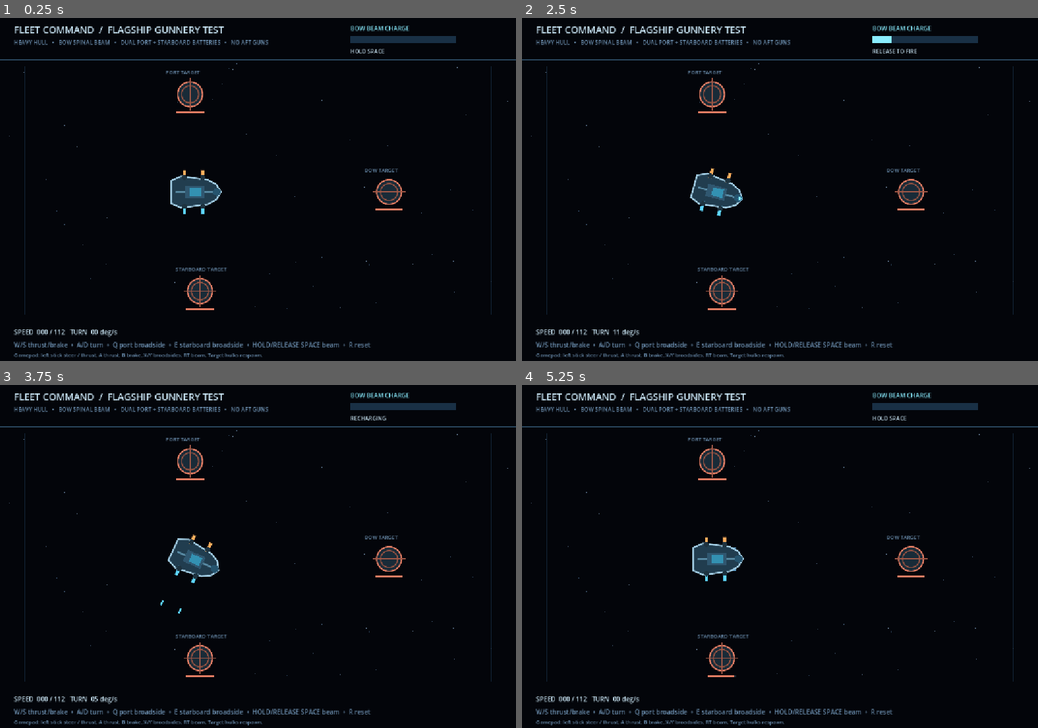
Above: before the commit, frames 1-4 (two rows, left to right).
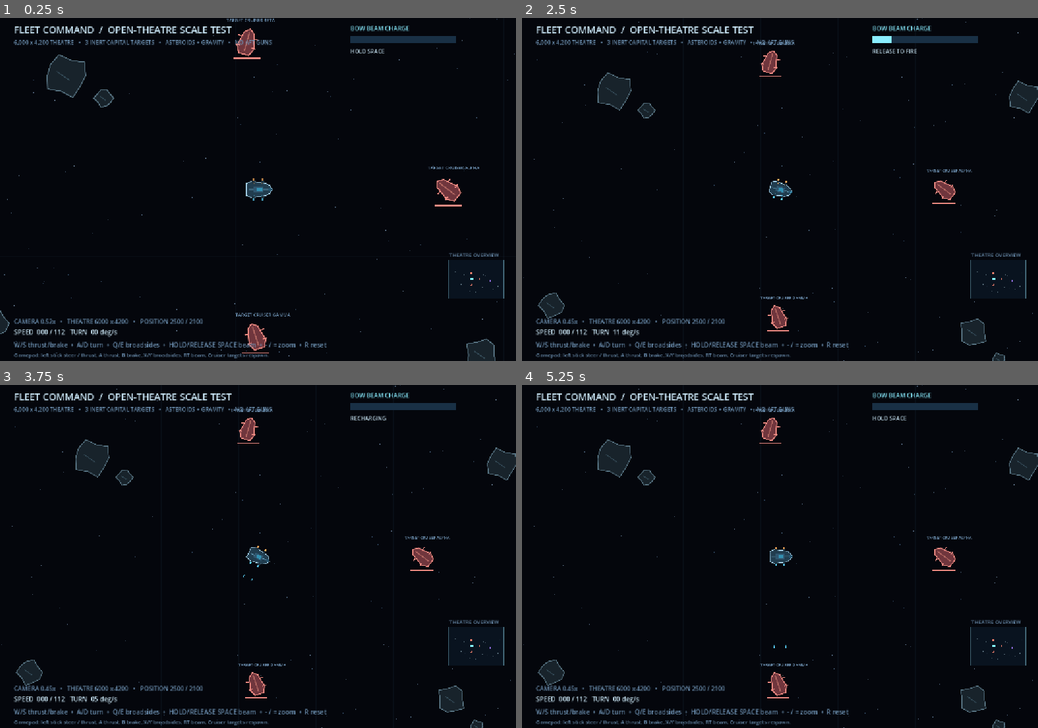
Above: after the commit, the same moments.

Repository: Jonty303/Project-OmegaWar
Game: Godot game, scene res://scenes/fleet_test.tscn
Same seed, same stepped clock (60 frames per second), same inputs: the game is played once before the commit and once after it.
Inputs (mouse positions are in pixels of both pictures, inside the frame that each line leads up to):
- Up to frame 1 (0.25 s): no input
- Up to frame 2 (2.5 s): tap Enter (ui_accept) at 0.5, 0.77, 2 s; move the mouse to (893, 172) at 0.52 s; hold D (fc_turn_right) 0.53-1.25 s; tap = (fc_zoom_in, bound only after the commit) at 0.6 s; click (893, 172) at 0.67 s; tap - (fc_zoom_out, bound only after the commit) at 0.8, 2.3 s; drag from (676, 206) to (754, 258) at 1.27 s; move the mouse to (831, 114) at 2.02 s; hold D (fc_turn_right) from 2.03 s (still down); hold Space (fc_beam) from 2.03 s (still down)
- Up to frame 3 (3.75 s): release D (fc_turn_right) at 2.75 s; release Space (fc_beam) at 2.75 s; drag from (232, 625) to (103, 505) at 2.77 s; move the mouse to (412, 607) at 3.52 s; hold A (fc_turn_left) from 3.53 s (still down); hold E (fc_starboard) from 3.53 s (still down)
- Up to frame 4 (5.25 s): tap Enter (ui_accept) at 3.77 s; tap - (fc_zoom_out, bound only after the commit) at 3.8, 5.1 s; tap R (fc_reset) at 4.15 s; release A (fc_turn_left) at 4.25 s; release E (fc_starboard) at 4.25 s; drag from (625, 505) to (702, 470) at 4.27 s; move the mouse to (805, 556) at 5.02 s; hold S (fc_brake) from 5.03 s (still down); click (805, 556) at 5.17 s

The runs differ from the first frame. In frame 1, 6.7% of the frame differs, in the area x 0-100%, y 0-100%; in frame 2, 6.9%; in frame 3, 6.9%; in frame 4, 6.9%.

Commit message:
feat: expand Fleet Command to vast scrollable theatre with small warships and landmark hazards

Diff:
--- a/scripts/fleet_test.gd
+++ b/scripts/fleet_test.gd
@@ -3,7 +3,12 @@
 ## The classic Omega War scripts and scene remain unchanged on this branch.
 
 const SoundBus = preload("res://scripts/sound_bus.gd")
-const FIELD := Rect2(58.0, 112.0, 1084.0, 580.0)
+# Broad, scrolling theatre: 5x the original width, >7x its height.
+const FIELD := Rect2(0.0, 0.0, 6000.0, 4200.0)
+const VIEW_SIZE := Vector2(1200.0, 800.0)
+const INITIAL_ZOOM := 0.52
+const GRAVITY_CENTER := Vector2(4490.0, 2310.0)
+const GRAVITY_RADIUS := 520.0
 const THRUST := 54.0
 const MAX_SPEED := 112.0
 const BRAKE := 110.0
@@ -20,7 +25,10 @@
 const STARBOARD_COLOR := Color(0.37, 0.84, 1.0)
 const BEAM_COLOR := Color(0.54, 0.93, 1.0)
 
-var ship_pos := Vector2(450, 406)
+var ship_pos := Vector2(2500.0, 2100.0)
+var camera_pos := Vector2(2500.0, 2100.0)
+var camera_offset := Vector2.ZERO
+var view_zoom := INITIAL_ZOOM
 var ship_angle := PI / 2.0
 var velocity := Vector2.ZERO
 var angular_velocity := 0.0
@@ -44,6 +52,7 @@
 var impacts: Array[Dictionary] = []
 var targets: Array[Dictionary] = []
 var stars: PackedVector2Array = PackedVector2Array()
+var asteroids: Array[Dictionary] = []
 var sound_bus := SoundBus.new()
 
 func _ready() -> void:
@@ -51,8 +60,9 @@
     add_child(sound_bus)
     var rng := RandomNumberGenerator.new()
     rng.seed = 48672
-    for i in range(105):
-        stars.append(Vector2(rng.randf_range(12.0, 1188.0), rng.randf_range(100.0, 711.0)))
+    for i in range(1800):
+        stars.append(Vector2(rng.randf_range(8.0, FIELD.end.x - 8.0), rng.randf_range(8.0, FIELD.end.y - 8.0)))
+    setup_asteroids()
     setup_targets()
     queue_redraw()
 
@@ -69,6 +79,8 @@
     key_action("fc_starboard", KEY_E)
     key_action("fc_beam", KEY_SPACE)
     key_action("fc_reset", KEY_R)
+    key_action("fc_zoom_out", KEY_MINUS)
+    key_action("fc_zoom_in", KEY_EQUAL)
     pad_button("fc_thrust", JOY_BUTTON_A)
     pad_button("fc_brake", JOY_BUTTON_B)
     pad_button("fc_port", JOY_BUTTON_X)
@@ -99,15 +111,35 @@
     event.axis_value = sign
     InputMap.action_add_event(action, event)
 
+func setup_asteroids() -> void:
+    # Sparse tactical landmarks, not a cramped maze.
+    asteroids = []
+    var locations := [
+        Vector3(1640, 1590, 105), Vector3(1810, 1690, 46),
+        Vector3(2020, 1150, 67), Vector3(3760, 1620, 90),
+        Vector3(3940, 1720, 52), Vector3(3500, 2840, 82),
+        Vector3(3630, 2980, 37), Vector3(1320, 2700, 73),
+        Vector3(4810, 3230, 108), Vector3(4670, 3120, 54),
+        Vector3(2920, 3480, 71), Vector3(5200, 1160, 92),
+        Vector3(740, 1300, 120), Vector3(5390, 2880, 74),
+        Vector3(2280, 3420, 48), Vector3(3210, 750, 67)
+    ]
+    for location in locations:
+        asteroids.append({"pos": Vector2(location.x, location.y), "radius": location.z})
+
 func setup_targets() -> void:
+    # Other capital-sized hulls in the starting view, deliberately inert
+    # until real fleet AI is introduced. Full HP/respawn gunnery targets.
     targets = [
-        {"pos": Vector2(905, 406), "hp": 28.0, "max_hp": 28.0, "respawn": 0.0, "flash": 0.0, "name": "BOW TARGET"},
-        {"pos": Vector2(442, 178), "hp": 18.0, "max_hp": 18.0, "respawn": 0.0, "flash": 0.0, "name": "PORT TARGET"},
-        {"pos": Vector2(465, 637), "hp": 18.0, "max_hp": 18.0, "respawn": 0.0, "flash": 0.0, "name": "STARBOARD TARGET"}
+        {"pos": Vector2(3350, 2100), "angle": -0.9, "hp": 42.0, "max_hp": 42.0, "respawn": 0.0, "flash": 0.0, "name": "TARGET CRUISER ALPHA"},
+        {"pos": Vector2(2450, 1440), "angle": 0.27, "hp": 36.0, "max_hp": 36.0, "respawn": 0.0, "flash": 0.0, "name": "TARGET CRUISER BETA"},
+        {"pos": Vector2(2490, 2760), "angle": -0.32, "hp": 36.0, "max_hp": 36.0, "respawn": 0.0, "flash": 0.0, "name": "TARGET CRUISER GAMMA"}
     ]
 
 func reset_test() -> void:
-    ship_pos = Vector2(450, 406)
+    ship_pos = Vector2(2500.0, 2100.0)
+    camera_pos = ship_pos
+    view_zoom = INITIAL_ZOOM
     ship_angle = PI / 2.0
     velocity = Vector2.ZERO
     angular_velocity = 0.0
@@ -126,6 +158,10 @@
     sound_bus.advance(delta)
     if Input.is_action_just_pressed("fc_reset"):
         reset_test()
+    if Input.is_action_just_pressed("fc_zoom_out"):
+        view_zoom = maxf(0.38, view_zoom - 0.07)
+    if Input.is_action_just_pressed("fc_zoom_in"):
+        view_zoom = minf(0.78, view_zoom + 0.07)
 
     beam_recovery = maxf(0.0, beam_recovery - delta)
     port_cooldown = maxf(0.0, port_cooldown - delta)
@@ -144,6 +180,10 @@
         beam_held = false
 
     update_ship(delta)
+    camera_pos = camera_pos.lerp(ship_pos, 1.0 - exp(-2.5 * delta))
+    var half_view := VIEW_SIZE * (0.5 / view_zoom)
+    camera_pos.x = clampf(camera_pos.x, FIELD.position.x + half_view.x, FIELD.end.x - half_view.x)
+    camera_pos.y = clampf(camera_pos.y, FIELD.position.y + half_view.y, FIELD.end.y - half_view.y)
     if Input.is_action_pressed("fc_port") and port_cooldown <= 0.0:
         fire_broadside(-1.0)
         port_cooldown = BROADSIDE_INTERVAL
@@ -175,6 +215,7 @@
     braking = brake_input > 0.05
     if thrusting:
         velocity += Vector2.UP.rotated(ship_angle) * THRUST * throttle * (1.0 - progress) * delta
+    velocity += gravity_at(ship_pos) * delta
     if braking:
         velocity = velocity.move_toward(Vector2.ZERO, BRAKE * brake_input * delta)
     # A charging spinal beam diverts propulsion power. At full charge,
@@ -187,17 +228,32 @@
     ship_pos += velocity * delta
     confine_ship()
 
+func gravity_at(pos: Vector2) -> Vector2:
+    var direction: Vector2 = GRAVITY_CENTER - pos
+    var distance := direction.length()
+    if distance < 8.0 or distance >= GRAVITY_RADIUS:
+        return Vector2.ZERO
+    var strength := 62.0 * pow(1.0 - distance / GRAVITY_RADIUS, 1.6)
+    return direction / distance * strength
+
 func confine_ship() -> void:
-    var left := FIELD.position.x + 45.0
-    var right := FIELD.end.x - 45.0
-    var top := FIELD.position.y + 66.0
-    var bottom := FIELD.end.y - 55.0
-    if ship_pos.x < left or ship_pos.x > right:
-        ship_pos.x = clampf(ship_pos.x, left, right)
+    var margin := 72.0
+    var clamped := Vector2(
+        clampf(ship_pos.x, FIELD.position.x + margin, FIELD.end.x - margin),
+        clampf(ship_pos.y, FIELD.position.y + margin, FIELD.end.y - margin))
+    if clamped.x != ship_pos.x:
         velocity.x = 0.0
-    if ship_pos.y < top or ship_pos.y > bottom:
-        ship_pos.y = clampf(ship_pos.y, top, bottom)
+    if clamped.y != ship_pos.y:
         velocity.y = 0.0
+    ship_pos = clamped
+    for rock in asteroids:
+        var centre: Vector2 = rock["pos"]
+        var minimum := float(rock["radius"]) + 42.0
+        var displacement := ship_pos - centre
+        if displacement.length_squared() < minimum * minimum:
+            var outward := displacement.normalized() if displacement.length() > 0.1 else Vector2.UP
+            ship_pos = centre + outward * minimum
+            velocity = velocity.slide(outward) * 0.75
 
 func fire_broadside(side: float) -> void:
     var outward := Vector2(side, 0.0).rotated(ship_angle)
@@ -214,18 +270,27 @@
     for i in range(shots.size() - 1, -1, -1):
         var bullet: Dictionary = shots[i]
         var old: Vector2 = bullet["pos"]
+        bullet["vel"] = Vector2(bullet["vel"]) + gravity_at(old) * 6.0 * delta
         var next: Vector2 = old + Vector2(bullet["vel"]) * delta
         bullet["previous"] = old
         bullet["pos"] = next
         bullet["life"] = float(bullet["life"]) - delta
         var expired := float(bullet["life"]) <= 0.0 or not FIELD.has_point(next)
         if not expired:
+            for rock in asteroids:
+                var centre: Vector2 = rock["pos"]
+                var near_rock := Geometry2D.get_closest_point_to_segment(centre, old, next)
+                if near_rock.distance_squared_to(centre) <= pow(float(rock["radius"]), 2.0):
+                    impacts.append({"pos": near_rock, "life": 0.32, "color": MUTED})
+                    expired = true
+                    break
+        if not expired:
             for j in range(targets.size()):
                 if float(targets[j]["hp"]) <= 0.0:
                     continue
                 var target_pos: Vector2 = targets[j]["pos"]
                 var near: Vector2 = Geometry2D.get_closest_point_to_segment(target_pos, old, next)
-                if near.distance_squared_to(target_pos) <= 29.0 * 29.0:
+                if near.distance_squared_to(target_pos) <= 50.0 * 50.0:
                     damage_target(j, 1.0, near)
                     expired = true
                     break
@@ -265,6 +330,13 @@
             proposed = cursor + direction * 10.0
             if not FIELD.has_point(proposed):
                 break
+        var absorbed := false
+        for rock in asteroids:
+            if proposed.distance_squared_to(Vector2(rock["pos"])) <= pow(float(rock["radius"]) + 4.0, 2.0):
+                absorbed = true
+                break
+        if absorbed:
+            break
         cursor = proposed
         beam_path.append(cursor)
         travelled += 10.0
@@ -289,7 +361,7 @@
                 continue
             var target_pos: Vector2 = targets[j]["pos"]
             var near := Geometry2D.get_closest_point_to_segment(target_pos, start, finish)
-            if near.distance_squared_to(target_pos) <= 33.0 * 33.0:
+            if near.distance_squared_to(target_pos) <= 55.0 * 55.0:
                 damage_target(j, 3.0 + 10.0 * beam_power, near)
                 beam_hit_targets[j] = true
         length_drawn += section
@@ -315,43 +387,95 @@
                 target["hp"] = target["max_hp"]
 
 func _draw() -> void:
+    # Draw the world through a smoothly following, zoomed-out tactical camera.
+    # Keep HUD in screen space so text remains readable at epic-scale zoom.
+    draw_rect(Rect2(Vector2.ZERO, VIEW_SIZE), Color(0.010, 0.018, 0.034), true)
+    camera_offset = VIEW_SIZE * 0.5 - camera_pos * view_zoom
+    draw_set_transform(camera_offset, 0.0, Vector2.ONE * view_zoom)
     draw_background()
+    draw_gravity_well()
+    draw_asteroids()
     draw_targets()
     draw_shots()
     draw_ship()
     draw_beam()
     draw_impacts()
+    draw_set_transform(Vector2.ZERO, 0.0, Vector2.ONE)
     draw_hud()
 
 func draw_background() -> void:
-    draw_rect(Rect2(Vector2.ZERO, Vector2(1200, 800)), Color(0.012, 0.020, 0.040), true)
+    # 6,000 x 4,200 units. The borders should not normally be in view.
+    draw_rect(FIELD, Color(0.015, 0.025, 0.048), true)
+    for x in range(0, int(FIELD.size.x) + 1, 400):
+        draw_line(Vector2(x, 0), Vector2(x, FIELD.end.y), Color(0.10, 0.17, 0.23, 0.22), 1.0)
+    for y in range(0, int(FIELD.size.y) + 1, 400):
+        draw_line(Vector2(0, y), Vector2(FIELD.end.x, y), Color(0.10, 0.17, 0.23, 0.22), 1.0)
     for i in range(stars.size()):
-        var brightness := 0.15 + float(i % 5) * 0.042
-        draw_circle(stars[i], 0.7 if i % 4 else 1.2, Color(brightness, brightness + 0.07, brightness + 0.15))
-    draw_rect(FIELD, Color(0.13, 0.25, 0.36, 0.60), false, 1.5)
-    draw_line(Vector2(0, 98), Vector2(1200, 98), Color(0.16, 0.27, 0.36), 1.0)
+        var brightness := 0.15 + float(i % 5) * 0.045
+        draw_circle(stars[i], 1.2 if i % 4 else 2.1, Color(brightness, brightness + 0.07, brightness + 0.15))
+    draw_rect(FIELD, Color(0.24, 0.38, 0.45, 0.48), false, 7.0)
+
+func draw_asteroids() -> void:
+    for i in range(asteroids.size()):
+        var rock: Dictionary = asteroids[i]
+        var centre: Vector2 = rock["pos"]
+        var radius: float = rock["radius"]
+        var outline := PackedVector2Array()
+        for n in range(10):
+            var theta := TAU * float(n) / 10.0
+            var shape := 0.84 + 0.15 * sin(float(i) * 2.17 + float(n) * 3.7)
+            outline.append(centre + Vector2.from_angle(theta) * radius * shape)
+        draw_colored_polygon(outline, Color(0.095, 0.137, 0.167))
+        var closed := outline.duplicate()
+        closed.append(outline[0])
+        draw_polyline(closed, Color(0.34, 0.45, 0.51), 3.0, true)
+        draw_line(centre + Vector2(-radius * 0.38, -radius * 0.18),
+            centre + Vector2(radius * 0.18, radius * 0.21),
+            Color(0.20, 0.29, 0.34), 3.0, true)
+
+func draw_gravity_well() -> void:
+    for r in [520.0, 365.0, 240.0, 125.0, 66.0]:
+        draw_arc(GRAVITY_CENTER, r, 0.0, TAU, 90,
+            Color(0.35, 0.32, 0.72, 0.13 if r >= 240.0 else 0.28), 2.8, true)
+    draw_circle(GRAVITY_CENTER, 32.0, Color(0.005, 0.007, 0.018))
+    draw_arc(GRAVITY_CENTER, 35.0, 0.0, TAU, 42, Color(0.54, 0.41, 0.92, 0.60), 4.0, true)
 
 func draw_targets() -> void:
     var font := ThemeDB.fallback_font
     for target in targets:
         var centre: Vector2 = target["pos"]
+        var angle: float = target["angle"]
         var alive := float(target["hp"]) > 0.0
-        var hit_flash := float(target["flash"])
-        var main_color := Color(0.89, 0.49, 0.39) if alive else Color(0.30, 0.36, 0.43)
-        if hit_flash > 0.0:
-            main_color = Color(1.0, 0.95, 0.75)
-        draw_circle(centre, 29.0, Color(0.10, 0.17, 0.22))
-        draw_arc(centre, 29.0, 0.0, TAU, 28, main_color, 2.0, true)
-        draw_arc(centre, 20.0, 0.0, TAU, 28, main_color.darkened(0.35), 1.5, true)
-        draw_line(centre + Vector2(-38, 0), centre + Vector2(38, 0), main_color.darkened(0.3), 1.0)
-        draw_line(centre + Vector2(0, -38), centre + Vector2(0, 38), main_color.darkened(0.3), 1.0)
-        draw_string(font, centre + Vector2(-57, -47), String(target["name"]), HORIZONTAL_ALIGNMENT_LEFT, -1, 12, MUTED)
+        var hull_color := Color(0.44, 0.21, 0.24) if alive else Color(0.16, 0.19, 0.23)
+        var edge_color := Color(0.93, 0.54, 0.51) if alive else Color(0.32, 0.36, 0.40)
+        if float(target["flash"]) > 0.0:
+            edge_color = Color(1.0, 0.96, 0.76)
+        # Capital-ship silhouette at the same world scale as the flagship.
+        var points := PackedVector2Array()
+        for local in [
+            Vector2(0, -61), Vector2(23, -43), Vector2(30, -10),
+            Vector2(39, 23), Vector2(23, 55), Vector2(-23, 55),
+            Vector2(-39, 23), Vector2(-30, -10), Vector2(-23, -43)
+        ]:
+            points.append(centre + local.rotated(angle))
+        draw_colored_polygon(points, hull_color)
+        var closed := points.duplicate()
+        closed.append(points[0])
+        draw_polyline(closed, edge_color, 3.5, true)
+        draw_line(centre + Vector2(0, -46).rotated(angle),
+            centre + Vector2(0, 40).rotated(angle), edge_color.darkened(0.25), 4.0, true)
+        for side in [-1.0, 1.0]:
+            for y in [-22.0, 20.0]:
+                draw_line(centre + Vector2(side * 27, y).rotated(angle),
+                    centre + Vector2(side * 45, y).rotated(angle), edge_color, 4.0, true)
+        draw_string(font, centre + Vector2(-91, -91), String(target["name"]),
+            HORIZONTAL_ALIGNMENT_LEFT, -1, 20, MUTED)
         var ratio := float(target["hp"]) / float(target["max_hp"])
-        draw_rect(Rect2(centre + Vector2(-32, 40), Vector2(64, 4)), Color(0.11, 0.16, 0.20), true)
-        draw_rect(Rect2(centre + Vector2(-32, 40), Vector2(64 * ratio, 4)), main_color, true)
+        draw_rect(Rect2(centre + Vector2(-60, 69), Vector2(120, 7)), Color(0.08, 0.13, 0.18), true)
+        draw_rect(Rect2(centre + Vector2(-60, 69), Vector2(120 * ratio, 7)), edge_color, true)
 
 func draw_ship() -> void:
-    draw_set_transform(ship_pos, ship_angle, Vector2.ONE)
+    draw_set_transform(camera_offset + ship_pos * view_zoom, ship_angle, Vector2.ONE * view_zoom)
     if thrusting and charge < CHARGE_SECONDS:
         var jet := 15.0 + 10.0 * (0.5 + 0.5 * sin(time_passed * 38.0))
         for x in [-17.0, 17.0]:
@@ -386,7 +510,7 @@
     if progress > 0.0:
         draw_circle(Vector2(0, -59), 4.0 + progress * 12.0, Color(0.24, 0.78, 1.0, 0.23 + 0.25 * progress))
         draw_circle(Vector2(0, -59), 2.5 + progress * 5.0, BEAM_COLOR)
-    draw_set_transform(Vector2.ZERO, 0.0, Vector2.ONE)
+    draw_set_transform(camera_offset, 0.0, Vector2.ONE * view_zoom)
 
 func draw_shots() -> void:
     for bullet in shots:
@@ -426,8 +550,8 @@
 
 func draw_hud() -> void:
     var font := ThemeDB.fallback_font
-    draw_string(font, Vector2(32, 36), "FLEET COMMAND  /  FLAGSHIP GUNNERY TEST", HORIZONTAL_ALIGNMENT_LEFT, -1, 22, WHITE)
-    draw_string(font, Vector2(32, 62), "HEAVY HULL   •   BOW SPINAL BEAM   •   DUAL PORT + STARBOARD BATTERIES   •   NO AFT GUNS", HORIZONTAL_ALIGNMENT_LEFT, -1, 13, MUTED)
+    draw_string(font, Vector2(32, 36), "FLEET COMMAND  /  OPEN-THEATRE SCALE TEST", HORIZONTAL_ALIGNMENT_LEFT, -1, 22, WHITE)
+    draw_string(font, Vector2(32, 62), "6,000 x 4,200 THEATRE   •   3 INERT CAPITAL TARGETS   •   ASTEROIDS + GRAVITY   •   NO AFT GUNS", HORIZONTAL_ALIGNMENT_LEFT, -1, 13, MUTED)
     var charge_ratio := charge / CHARGE_SECONDS
     var bar_pos := Vector2(815, 31)
     draw_string(font, bar_pos + Vector2(0, -1), "BOW BEAM CHARGE", HORIZONTAL_ALIGNMENT_LEFT, -1, 14, BEAM_COLOR)
@@ -438,6 +562,23 @@
         beam_status = "FULL - SHIP STOPPED"
     draw_string(font, Vector2(815, 83), beam_status, HORIZONTAL_ALIGNMENT_LEFT, -1, 13, WHITE)
     var velocity_text := "SPEED  %03d / %03d   TURN  %02d deg/s" % [roundi(velocity.length()), roundi(MAX_SPEED), roundi(absf(rad_to_deg(angular_velocity)))]
+    draw_string(font, Vector2(32, 713), "CAMERA %.2fx   •   THEATRE 6000 x 4200   •   POSITION %d / %d" % [view_zoom, roundi(ship_pos.x), roundi(ship_pos.y)], HORIZONTAL_ALIGNMENT_LEFT, -1, 14, MUTED)
     draw_string(font, Vector2(32, 738), velocity_text, HORIZONTAL_ALIGNMENT_LEFT, -1, 15, WHITE)
-    draw_string(font, Vector2(32, 768), "W/S thrust/brake  •  A/D turn  •  Q port broadside  •  E starboard broadside  •  HOLD/RELEASE SPACE beam  •  R reset", HORIZONTAL_ALIGNMENT_LEFT, -1, 15, MUTED)
-    draw_string(font, Vector2(32, 790), "Gamepad: left stick steer / thrust, A thrust, B brake, X/Y broadsides, RT beam. Target hulks respawn.", HORIZONTAL_ALIGNMENT_LEFT, -1, 12, MUTED)
+    draw_string(font, Vector2(32, 768), "W/S thrust/brake  •  A/D turn  •  Q/E broadsides  •  HOLD/RELEASE SPACE beam  •  - / = zoom  •  R reset", HORIZONTAL_ALIGNMENT_LEFT, -1, 15, MUTED)
+    draw_string(font, Vector2(32, 790), "Gamepad: left stick steer / thrust, A thrust, B brake, X/Y broadsides, RT beam. Cruiser targets respawn.", HORIZONTAL_ALIGNMENT_LEFT, -1, 12, MUTED)
+    draw_radar()
+
+func draw_radar() -> void:
+    var chart := Rect2(1044, 564, 128, 90)
+    draw_rect(chart, Color(0.04, 0.08, 0.13, 0.88), true)
+    draw_rect(chart, Color(0.32, 0.49, 0.56, 0.8), false, 1.0)
+    for rock in asteroids:
+        var normalized: Vector2 = Vector2(rock["pos"]) / FIELD.size
+        draw_circle(chart.position + normalized * chart.size, 1.1, Color(0.33, 0.41, 0.46))
+    draw_circle(chart.position + GRAVITY_CENTER / FIELD.size * chart.size, 2.0, Color(0.55, 0.42, 0.85))
+    for target in targets:
+        if float(target["hp"]) > 0.0:
+            draw_circle(chart.position + Vector2(target["pos"]) / FIELD.size * chart.size, 2.4, Color(0.98, 0.51, 0.43))
+    draw_circle(chart.position + ship_pos / FIELD.size * chart.size, 3.1, Color(0.52, 0.96, 1.0))
+    var font := ThemeDB.fallback_font
+    draw_string(font, chart.position + Vector2(1, -7), "THEATRE OVERVIEW", HORIZONTAL_ALIGNMENT_LEFT, -1, 12, MUTED)
